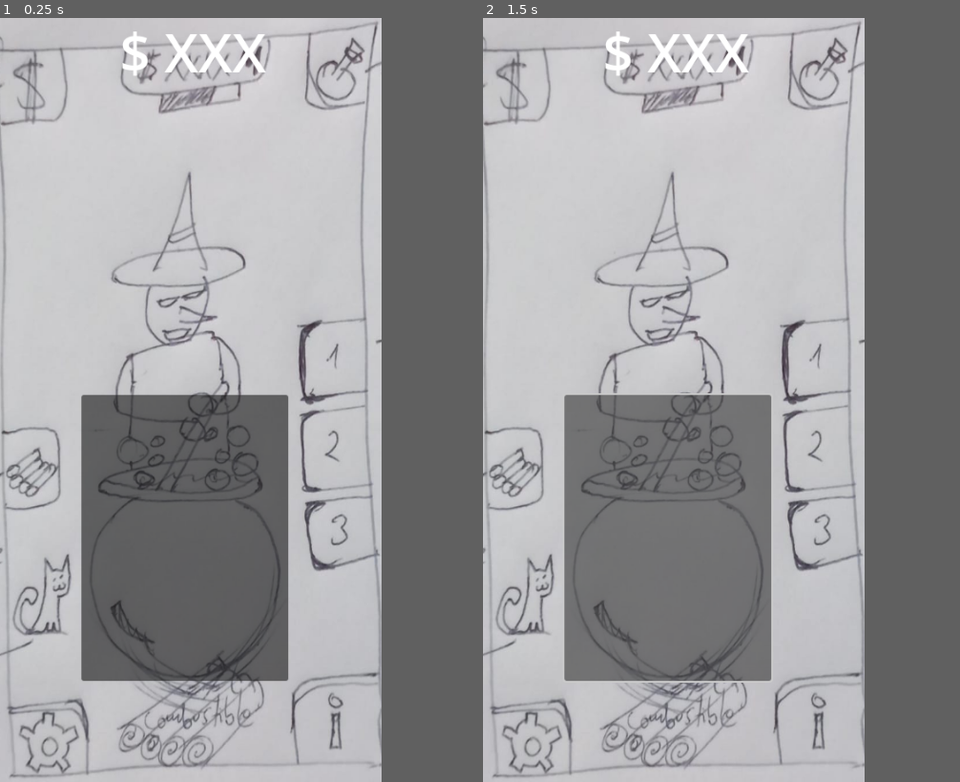
Above: before the commit, frames 1-2 (left to right).
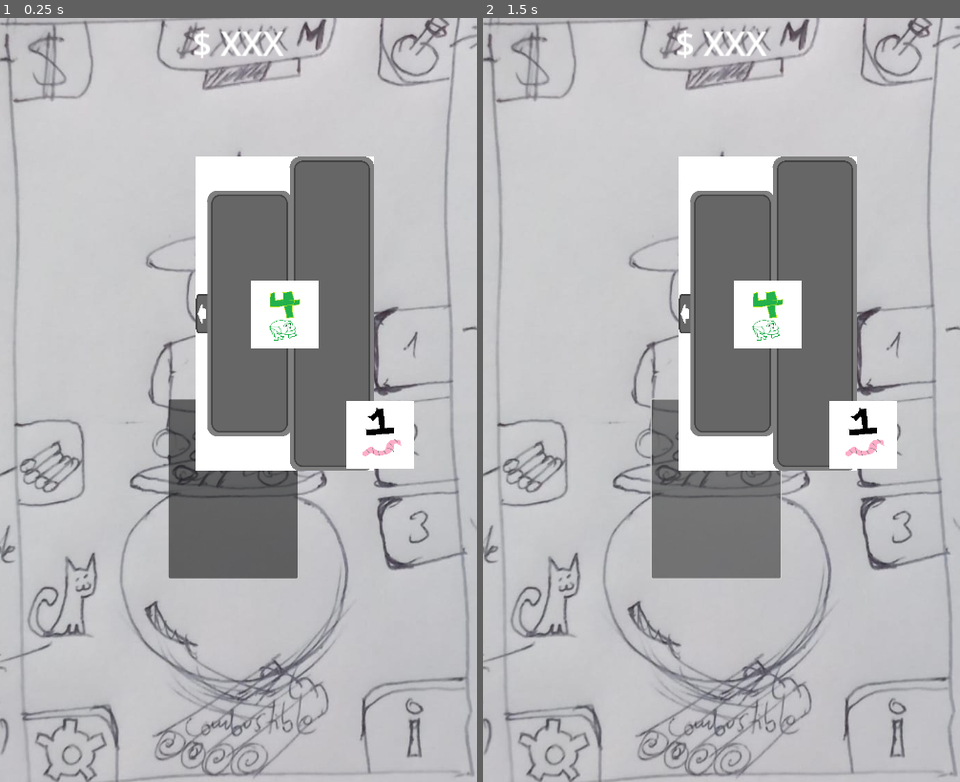
Above: after the commit, the same moments.

Repository: DGeneral-99/Project_Wit
Game: Godot game, scene res://scenes/general_interface.tscn
Two runs of this game, one before a commit and one after it. Both use one fixed random seed, a clock stepped at 60 frames per second and the inputs below.
Inputs (mouse positions are in pixels of both pictures, inside the frame that each line leads up to; where the layout moved, square brackets give the same spot in the first picture):
- Up to frame 1 (0.25 s): no input
- Up to frame 2 (1.5 s): click (669, 491) [669, 537] at 0.5 s; click (669, 491) [669, 537] at 1.25 s
In our replay, the window is 400x800 before the commit and 500x800 after it. These sizes can differ from the game's own. Grey fills any space a smaller window leaves; there, only what the larger window draws over its background counts as a difference.

The runs differ from the first frame. In frame 1, 39% of the frame differs, in the area x 0-100%, y 0-100%; in frame 2, 38%.

Commit message:
placeholders

Diff:
--- a/project.godot
+++ b/project.godot
@@ -26,8 +26,14 @@
 
 [display]
 
-window/size/viewport_width=450
-window/size/viewport_height=900
+window/size/viewport_width=900
+window/size/viewport_height=1440
+window/size/always_on_top=true
+window/size/window_width_override=425
+window/size/window_height_override=901
+window/stretch/mode="canvas_items"
+window/stretch/aspect="ignore"
+window/handheld/orientation=1
 
 [filesystem]
 
--- a/scenes/general_interface.tscn
+++ b/scenes/general_interface.tscn
@@ -1,7 +1,8 @@
-[gd_scene load_steps=4 format=3 uid="uid://cyx3jeppshv33"]
+[gd_scene load_steps=5 format=3 uid="uid://cyx3jeppshv33"]
 
 [ext_resource type="Script" path="res://scripts/general_interface.gd" id="1_54bmv"]
 [ext_resource type="Texture2D" uid="uid://cfjle0m1g73mf" path="res://assets/mockupGeneralScene.jpeg" id="1_vyosv"]
+[ext_resource type="PackedScene" uid="uid://60rl5jlm3ob6" path="res://scenes/ingredient_mode.tscn" id="3_uv2d0"]
 
 [sub_resource type="LabelSettings" id="LabelSettings_siurk"]
 font_size = 64
@@ -13,10 +14,10 @@
 anchor_top = 0.5
 anchor_right = 0.5
 anchor_bottom = 0.5
-offset_left = -220.0
-offset_top = -455.0
-offset_right = 226.0
-offset_bottom = 447.0
+offset_left = -448.0
+offset_top = -718.5
+offset_right = 448.0
+offset_bottom = 718.5
 grow_horizontal = 2
 grow_vertical = 2
 size_flags_vertical = 3
@@ -24,8 +25,8 @@
 metadata/_edit_group_ = true
 
 [node name="Sprite2D" type="Sprite2D" parent="."]
-position = Vector2(262, 494.5)
-scale = Vector2(0.67875, 0.802971)
+position = Vector2(533, 767)
+scale = Vector2(1.30125, 1.34871)
 texture = ExtResource("1_vyosv")
 
 [node name="Label" type="Label" parent="."]
@@ -57,4 +58,15 @@
 grow_horizontal = 2
 grow_vertical = 2
 
+[node name="IngredientMode" parent="." instance=ExtResource("3_uv2d0")]
+layout_mode = 1
+anchors_preset = 6
+anchor_left = 1.0
+anchor_right = 1.0
+offset_left = -360.0
+offset_top = -161.5
+offset_bottom = 291.5
+grow_horizontal = 0
+ActualIngredient = 4
+
 [connection signal="pressed" from="Button" to="." method="_on_button_pressed"]
--- a/scenes/ingredient_mode.tscn
+++ b/scenes/ingredient_mode.tscn
@@ -1,6 +1,8 @@
-[gd_scene load_steps=2 format=3 uid="uid://60rl5jlm3ob6"]
+[gd_scene load_steps=4 format=3 uid="uid://60rl5jlm3ob6"]
 
-[ext_resource type="Script" path="res://IngredientMode.gd" id="1_eser0"]
+[ext_resource type="Script" path="res://scripts/IngredientMode.gd" id="1_nopfp"]
+[ext_resource type="Texture2D" uid="uid://ds1wxdvgpq720" path="res://assets/ingredients selecters.png" id="2_s2gaq"]
+[ext_resource type="Texture2D" uid="uid://cyrwv1csvkavb" path="res://assets/ingredients/ingredient_1.png" id="3_2oifw"]
 
 [node name="IngredientMode" type="Control"]
 layout_mode = 3
@@ -11,12 +13,16 @@
 anchor_bottom = 0.5
 grow_horizontal = 2
 grow_vertical = 2
-script = ExtResource("1_eser0")
+script = ExtResource("1_nopfp")
 ActualIngredient = 3
+
+[node name="Sprite2D" type="Sprite2D" parent="."]
+position = Vector2(-0.599976, -1.52002)
+texture = ExtResource("2_s2gaq")
 
 [node name="ingredient" type="Sprite2D" parent="."]
 
-[node name="Button" type="Button" parent="."]
+[node name="Button" type="TextureButton" parent="."]
 layout_mode = 1
 anchors_preset = 8
 anchor_left = 0.5
@@ -29,5 +35,6 @@
 offset_bottom = 32.0
 grow_horizontal = 2
 grow_vertical = 2
+texture_normal = ExtResource("3_2oifw")
 
 [connection signal="pressed" from="Button" to="." method="updating"]
--- a/IngredientMode.gd
+++ b/scripts/IngredientMode.gd
@@ -6,10 +6,9 @@
 @onready var  manager: ListIngredients = preload("res://scripts/recursos/ingredientes/Manager.tres")
 @onready var sprite: Sprite2D = $ingredient
 
-func _ready():
+func _ready()->void:
 	updating()
 
 
-func updating():
+func updating()->void:
 	sprite.texture = manager.update(slot,ActualIngredient)
-	pass # Replace with function body.
--- a/scripts/general_interface.gd
+++ b/scripts/general_interface.gd
@@ -1,39 +1,19 @@
 extends Control
 
-
+class_name general_interface
 # Called when the node enters the scene tree for the first time.
-func _ready():
-	print(MagicPotion.numberPotion(1,1,1))
-	print(MagicPotion.numberPotion(1,1,2))
-	print(MagicPotion.numberPotion(1,2,2))
-	print(MagicPotion.numberPotion(2,2,2))
-	print(MagicPotion.numberPotion(1,1,3))
-	print(MagicPotion.numberPotion(3,2,1))
-	print(MagicPotion.numberPotion(2,3,2))
-	print(MagicPotion.numberPotion(1,3,3))
-	print(MagicPotion.numberPotion(3,2,3))
-	print(MagicPotion.numberPotion(3,3,3))
-	print(MagicPotion.numberPotion(1,1,4))
-	print(MagicPotion.numberPotion(1,2,4))
-	print(MagicPotion.numberPotion(2,2,4))
-	print(MagicPotion.numberPotion(4,3,1))
-	print(MagicPotion.numberPotion(4,3,2))
-	print(MagicPotion.numberPotion(3,4,3))
-	print(MagicPotion.numberPotion(4,4,1))
-	print(MagicPotion.numberPotion(4,4,2))
-	print(MagicPotion.numberPotion(4,4,3))
-	print(MagicPotion.numberPotion(4,4,4))
+func _ready() -> void:
 	pass # Replace with function body.
 
 
 # Called every frame. 'delta' is the elapsed time since the previous frame.
-func _process(delta):
+func _process(_delta: float)-> void:
 	pass
 
 
-func _on_button_pressed():
+func _on_button_pressed()->void:
 	print("primero")
 
 
-func _on_button_2_pressed():
+func _on_button_2_pressed()->void:
 	print("segundo")
--- a/scripts/recursos/ingredientes/ListIngredients.gd
+++ b/scripts/recursos/ingredientes/ListIngredients.gd
@@ -5,16 +5,31 @@
 @export var Ingredients : Array[magicIngredient] = []
 @export var usingIngredients : Array[int] = [0,0,0]
 
-func unlocked():
-	var knowed_ingredients = []
-	for ingredient in Ingredients:
+func unlocked()->Array[int]:
+	var knowed_ingredients :Array[int] = []
+	for ingredient: magicIngredient in Ingredients:
 		if(ingredient.unlock):
 			knowed_ingredients.append(ingredient.number)
 	return knowed_ingredients
 
-func used_ingredients():
+func used_ingredients() -> Array[magicIngredient]:
 	return [Ingredients[usingIngredients[0]],Ingredients[usingIngredients[1]],Ingredients[usingIngredients[2]]]
 
-func update(slot: int, newIngredient : int):
+func update(slot: int, newIngredient : int) -> Texture2D:
 	usingIngredients[slot] = newIngredient
 	return Ingredients[newIngredient].texture
+
+func numberPotion() -> int:
+	var ingredients : Array[float] = [0,0,0,0]
+	ingredients[usingIngredients[0]-1] += 1
+	ingredients[usingIngredients[1]-1] += 1
+	ingredients[usingIngredients[2]-1] += 1
+
+	var potion: float = 1 + ingredients[1] ## ingrediente 2
+	potion += ingredients[2]*4 -(floor(ingredients[2]/2)+floor(ingredients[2]/3)*2) ## ingrediente 3
+	potion += ingredients[3]*10 -(floor(ingredients[3]/2)*4+floor(ingredients[3]/3)*7) ## ingrediente 4
+
+	if(ingredients[2]>0&&ingredients[3]>0):
+		potion += -(floor((ingredients[2]+ingredients[3])/2)+floor((ingredients[2]+ingredients[3])/3))	 ## quimica extra de profuncidad entre 3 y 4
+
+	return int(potion)
--- a/scripts/recursos/ingredientes/MagicIngredient.gd
+++ b/scripts/recursos/ingredientes/MagicIngredient.gd
@@ -14,5 +14,5 @@
 
 @export var texture : Texture2D
 
-func upgrade():
+func upgrade()->void:
 	pass
--- a/scripts/recursos/potions/MagicPotion.gd
+++ b/scripts/recursos/potions/MagicPotion.gd
@@ -13,26 +13,3 @@
 
 
 @export var texture : Texture2D
-
-
-
-
-
-
-
-
-
-static func numberPotion(a,b,c):
-	var ingredients = [0,0,0,0]
-	ingredients[a-1] += 1
-	ingredients[b-1] += 1
-	ingredients[c-1] += 1
-
-	var number = 1 + ingredients[1] ## ingrediente 2
-	number += ingredients[2]*4 -(floor(ingredients[2]/2)+floor(ingredients[2]/3)*2) ## ingrediente 3
-	number += ingredients[3]*10 -(floor(ingredients[3]/2)*4+floor(ingredients[3]/3)*7) ## ingrediente 4
-
-	if(ingredients[2]>0&&ingredients[3]>0):
-		number += -(floor((ingredients[2]+ingredients[3])/2)+floor((ingredients[2]+ingredients[3])/3))	 ## quimica extra de profuncidad entre 3 y 4
-
-	return number
Binary file added: assets/Slot.png
Not shown, added: assets/Slot.png.import
Binary file added: assets/ingredients selecters.png
Not shown, added: assets/ingredients selecters.png.import
Not shown, changed: export_presets.cfg
